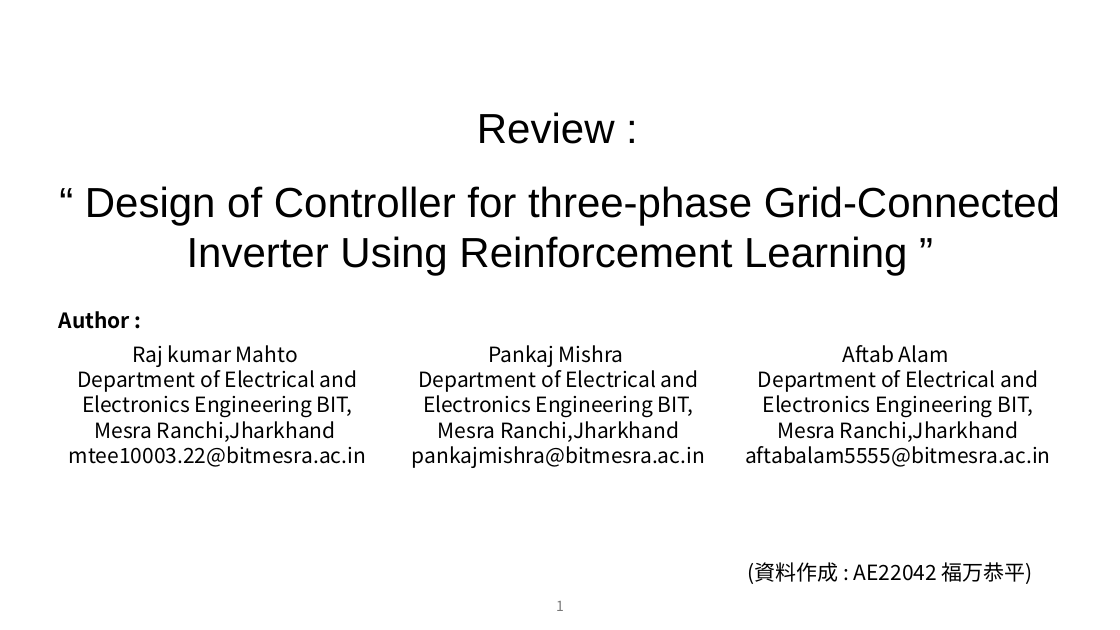
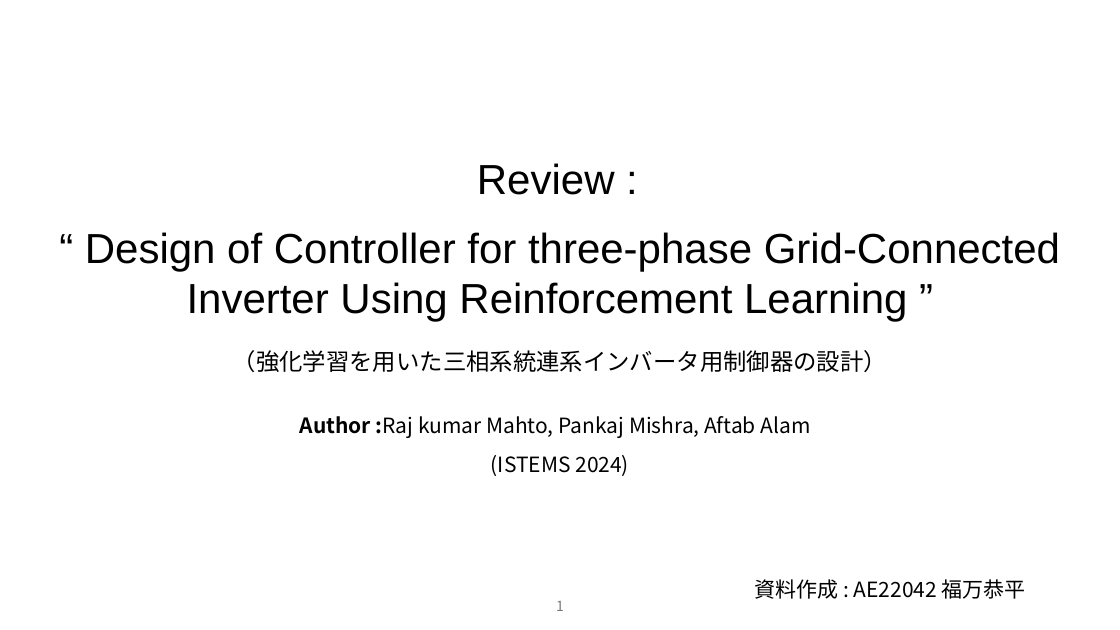
Before and after one commit to NamelessKingOfTheAbyss/TreatiseSearch, a slide deck: slide 1 of Design_of_Controller_for_three-phase_Grid-Connected_Inverter_Using_Reinforcement_Learning/論文紹介パワポ.pptx. Drawn at 1120x630 pixels with LibreOffice and Linux fonts; fonts in the diff are those of the drawing. Boxes give left, top, right and bottom in pixels: in the first picture for what was removed or moved away, otherwise in the second. Text is boxed around its words. In the diff, an @@ line names an element or a change of style, - is before the commit and + after.

Commit message:
新しいプレゼンテーション資料「論文紹介パワポ.pptx」を追加

```diff
--- a/Design_of_Controller_for_three-phase_Grid-Connected_Inverter_Using_Reinforcement_Learning/論文紹介パワポ.pptx
+++ b/Design_of_Controller_for_three-phase_Grid-Connected_Inverter_Using_Reinforcement_Learning/論文紹介パワポ.pptx
@@ text "Review :": place and size @@
-text "Review :" at (477, 112, 615, 144)
+text "Review :" at (477, 163, 615, 195)
@@ text "“ Design of Controller for ...": place and size @@
-text "“ Design of Controller for ..." at (85, 186, 1060, 276)
+text "“ Design of Controller for ..." at (85, 232, 1060, 322)
@@ text removed at (69, 345, 366, 467) @@
-Raj kumar Mahto
-Department of Electrical and Electronics Engineering BIT, Mesra Ranchi,Jharkhand
-mtee10003.22@bitmesra.ac.in
@@ text added at (233, 350, 887, 372), 20 pt, text #000000 @@
+（強化学習を用いた三相系統連系インバータ用制御器の設計）
@@ text removed at (412, 345, 705, 468) @@
-Pankaj Mishra
-Department of Electrical and Electronics Engineering BIT, Mesra Ranchi,Jharkhand pankajmishra@bitmesra.ac.in
@@ text removed at (745, 345, 1051, 467) @@
-Aftab Alam
-Department of Electrical and Electronics Engineering BIT, Mesra Ranchi,Jharkhand aftabalam5555@bitmesra.ac.in
@@ text at (300, 416, 811, 438): text changed; bold off @@
-Author :
+Author :Raj kumar Mahto, Pankaj Mishra, Aftab Alam
@@ text added at (491, 455, 629, 476), 18 pt, text #000000 @@
+(ISTEMS 2024)
@@ text at (755, 579, 1026, 599): text changed @@
-(資料作成 : AE22042 福万恭平)
+資料作成 : AE22042 福万恭平
```
Also in this commit, not shown: 1 other slide changed, 6 slides added, 2 slides removed.
